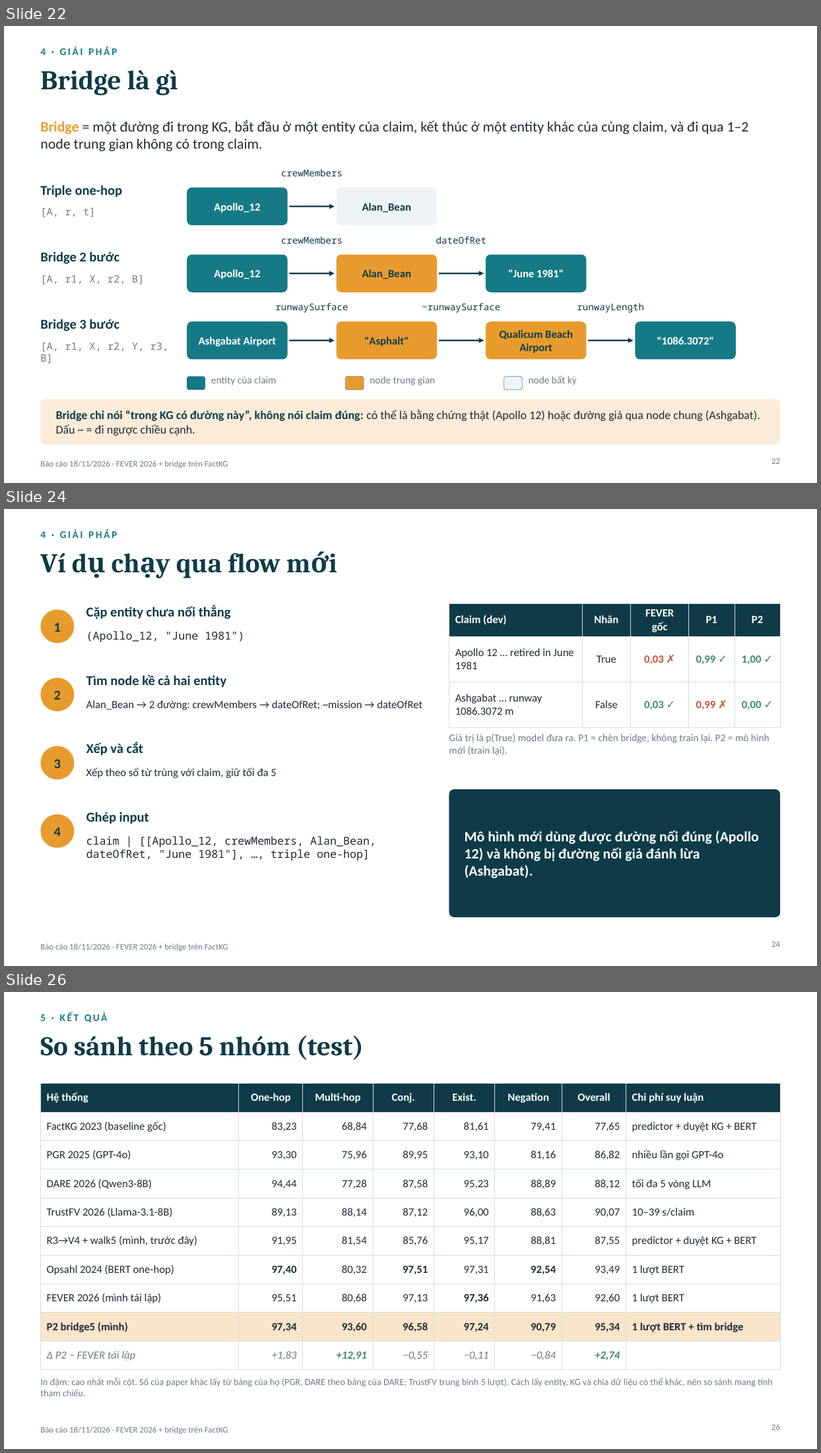
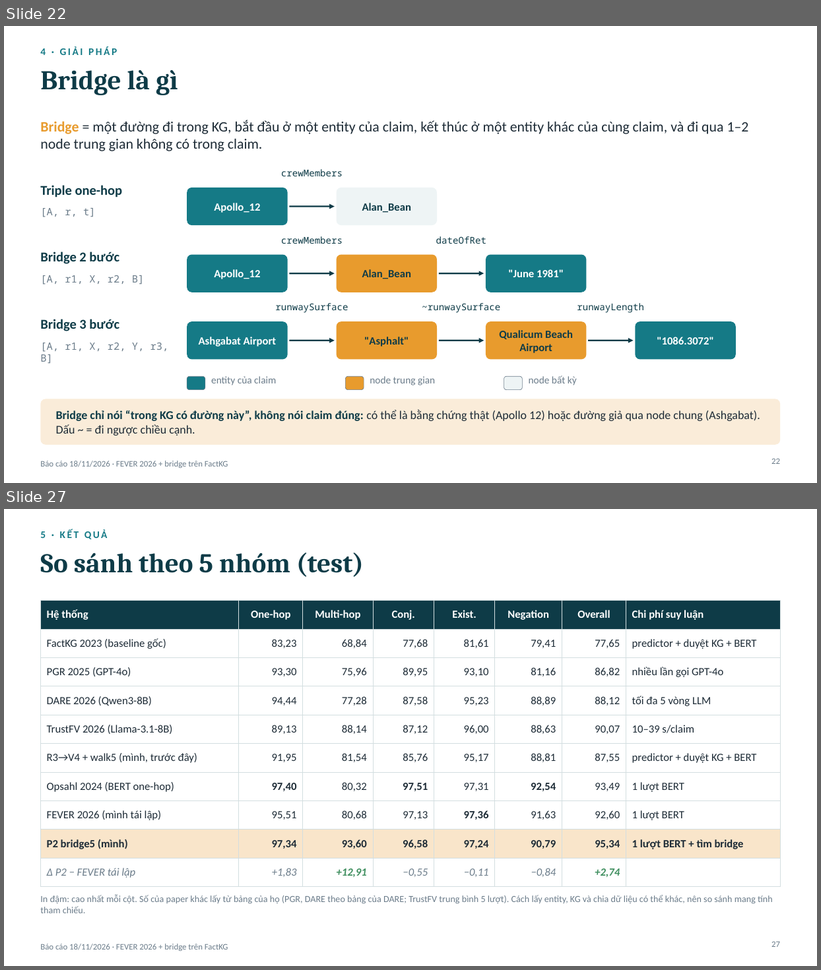
Before and after one commit to duyanhle17/FactKG, a slide deck: ý tưởng + thực nghiệm/báo cáo 18_11 - slide.pptx. Shown one above the other, each under a label of ours: slides 22, 24 and 26 before the commit, slides 22 and 27 after it; the slides between them are not shown. The pictures are 821x1453 and 821x970 pixels, drawn with LibreOffice and Linux fonts; fonts in the diff are those of the drawing. Boxes give left, top, right and bottom in pixels: in the first picture for what was removed or moved away, otherwise in the second. Text is boxed around its words. In the diff, an @@ line names an element or a change of style, - is before the commit and + after.

```diff
--- a/ý tưởng + thực nghiệm/báo cáo 18_11 - slide.pptx
+++ b/ý tưởng + thực nghiệm/báo cáo 18_11 - slide.pptx
@@ slide 24 removed at (4,509,817,966), background #FFFFFF; not listed: 1 template element that a slide beside it also shows @@
@@ text removed at (40,529,117,538) @@
-4 · GIẢI PHÁP
@@ title removed at (40,553,280,578) @@
-Ví dụ chạy qua flow mới
@@ text removed at (86,605,231,619) @@
-Cặp entity chưa nối thẳng
@@ table removed at (450,603,781,718), 3 rows, 5 columns @@
-Claim (dev) | Nhãn | FEVER gốc | P1 | P2
-Apollo 12 … retired in June 1981 | True | 0,03 ✗ | 0,99 ✓ | 1,00 ✓
-Ashgabat … runway 1086.3072 m | False | 0,03 ✓ | 0,99 ✗ | 0,00 ✓
@@ ellipse removed at (40,609,74,643) @@
-1
@@ text removed at (86,631,244,642) @@
-(Apollo_12, "June 1981")
@@ ellipse removed at (40,678,74,712) @@
-2
@@ text removed at (86,675,226,688) @@
-Tìm node kề cả hai entity
@@ text removed at (86,700,422,710) @@
-Alan_Bean → 2 đường: crewMembers → dateOfRet; ~mission → dateOfRet
@@ text removed at (86,742,143,756) @@
-Xếp và cắt
@@ text removed at (449,734,770,756) @@
-Giá trị là p(True) model đưa ra. P1 = chèn bridge, không train lại. P2 = mô hình mới (train lại).
@@ ellipse removed at (40,747,74,780) @@
-3
@@ text removed at (86,768,276,778) @@
-Xếp theo số từ trùng với claim, giữ tối đa 5
@@ rounded rectangle removed at (450,789,781,918) @@
@@ ellipse removed at (40,815,74,848) @@
-4
@@ text removed at (86,812,149,824) @@
-Ghép input
@@ text removed at (86,836,376,861) @@
-claim | [[Apollo_12, crewMembers, Alan_Bean, dateOfRet, "June 1981"], …, triple one-hop]
@@ text removed at (465,830,759,879) @@
-Mô hình mới dùng được đường nối đúng (Apollo 12) và không bị đường nối giả đánh lừa (Ashgabat).
@@ page number removed at (772,941,780,947) @@
-24
@@ what was slide 26 is now slide 27 @@
@@ page number at (772,941,780,947): text changed @@
-26
+27
```
Also in this commit, not shown: 2 slides changed, 3 slides added, 1 other slide removed, 1 other file.
